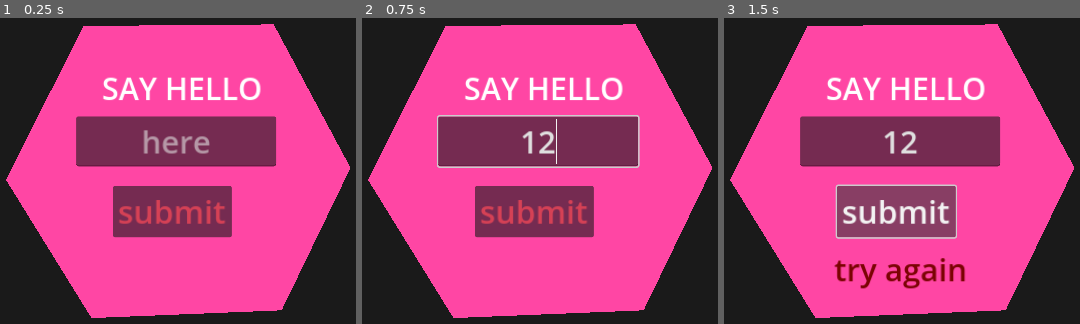
Above: before the commit, frames 1-3 (left to right).
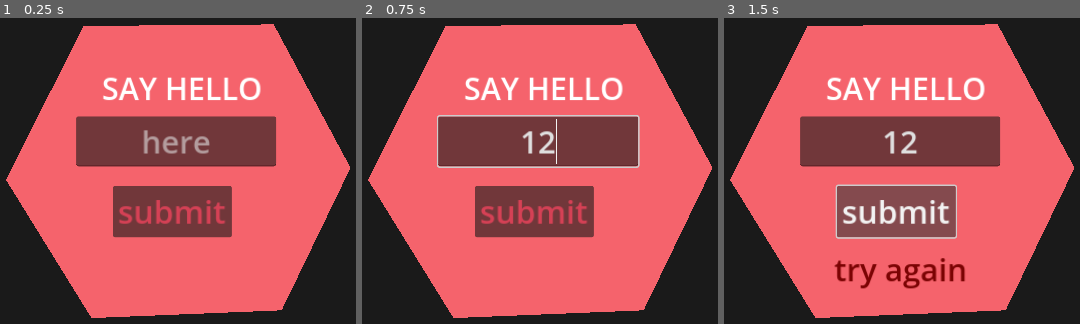
Above: after the commit, the same moments.

Repository: cristiehenry/godot-rnd
Game: Godot game, scene res://scenes/main.tscn
Same seed, same stepped clock (60 frames per second), same inputs: the game is played once before the commit and once after it.
Inputs (mouse positions are in pixels of both pictures, inside the frame that each line leads up to):
- Up to frame 1 (0.25 s): no input
- Up to frame 2 (0.75 s): click (540, 140) at 0.52 s; type "12" at 0.6 s
- Up to frame 3 (1.5 s): click "submit" at 1.25 s

The runs differ from the first frame. In frame 1, 55% of the frame differs, in the area x 1-99%, y 1-99%; in frame 2, 55%; in frame 3, 54%.

Commit message:
try the third

Diff:
--- a/scenes/main.tscn
+++ b/scenes/main.tscn
@@ -33,7 +33,7 @@
 show_behind_parent = true
 position = Vector2(-344, 290)
 scale = Vector2(4.56316, 4.47535)
-color = Color(1, 0.274818, 0.645482, 1)
+color = Color(0.960795, 0.390257, 0.425873, 1)
 polygon = PackedVector2Array(231.5, -37, 171.5, -36.5, 147, 13, 174, 57.5, 234, 55, 255.744, 9.16129)
 uv = PackedVector2Array(231.5, -37, 171.5, -36.5, 147, 13, 174, 57.5, 234, 55, 262.5, 8.5)
 
